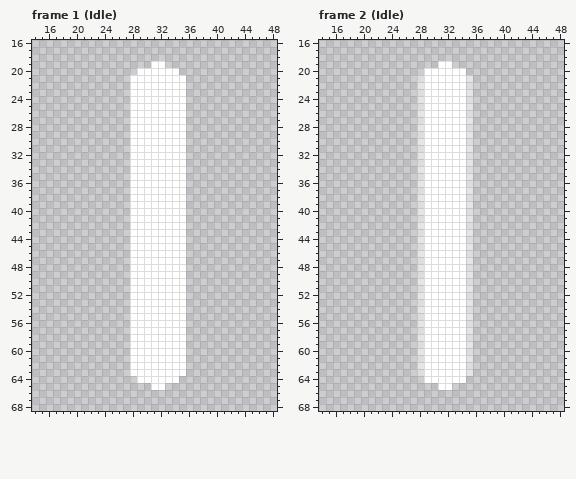
Two states of a pixel-art file, Abduction101/SourceAssets/AbductionEffect.aseprite. Above, as it was before the edit.
64x128 pixels, 14 frames. Shown: frame 1 (Idle): x 14..48, y 16..68; frame 2 (Idle): x 14..48, y 16..68.
And afterwards:
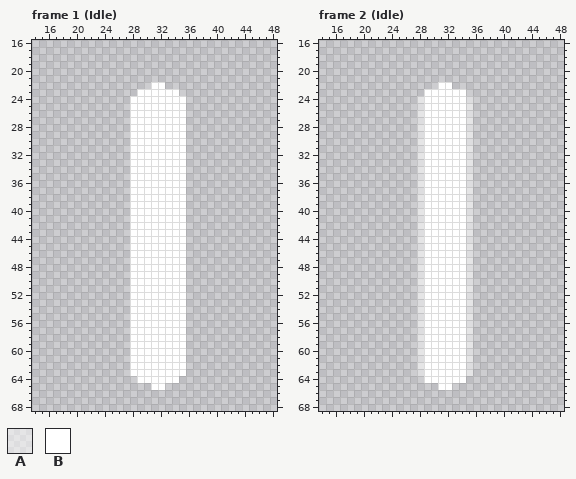
Palette (. is transparent): A #ffffff79  B #ffffff
Change:
Frame 1 (Idle):
The author cleared colour B in row 19 at x 31 to 32; in row 20 at x 29 to 34; in row 21 at x 28 to 35; in row 22 at x 28 to 30 and 33 to 35; in row 23 at x 28 and 35.
Frame 2 (Idle):
The author cleared colour A in rows 21 to 23 at x 28 and 35.
The author cleared colour B in row 19 at x 31 to 32; in rows 20 to 21 at x 29 to 34; in row 22 at x 29 to 30 and 33 to 34.
